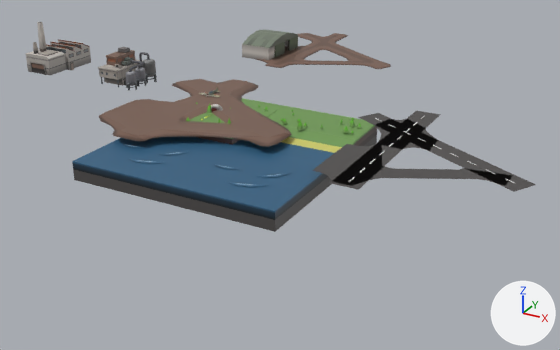
The glTF model assets/meshes.glb: old version first, new version second.
Camera for both pictures: a 50 mm camera at (32.4, -48.4, 20.0) aimed at (5.1, 1.1, -4.8). Lighting does not change. The marker at lower right points along +X, +Y and +Z.
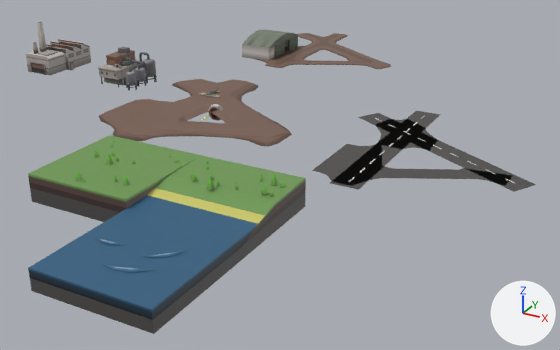
Boxes [x1, y1, x2, y2] around the edits, measured in the pictures (560 x 350 px):
'Cube.002', moved
    before: [166, 145, 331, 232]
    after: [28, 209, 241, 334]
'Cube.003', moved
    before: [233, 106, 377, 163]
    after: [127, 155, 306, 260]
'Cube', moved
    before: [186, 98, 284, 145]
    after: [28, 135, 201, 222]
'Cube.001', deleted (blue)
    before: [72, 136, 232, 204]

Diff of the bpy script that builds the scene:
```diff
--- a/assets/meshes.glb.py
+++ b/assets/meshes.glb.py
@@ ob_cube @@
 ob_cube = bpy.data.objects.new('Cube', me_cube)
-ob_cube.location = (0.0, 0.0, 0.0)
+ob_cube.location = (0.0, -12.0, 0.0)
@@ ob_cube_001 @@
-ob_cube_001 = bpy.data.objects.new('Cube.001', me_cube_001)
-ob_cube_001.location = (0.0, -8.0, 0.0)
@@ ob_cube_002 @@
 ob_cube_002 = bpy.data.objects.new('Cube.002', me_cube_002)
-ob_cube_002.location = (8.0, -8.0, 0.0)
+ob_cube_002.location = (8.0, -20.0, 0.0)
@@ ob_cube_003 @@
 ob_cube_003 = bpy.data.objects.new('Cube.003', me_cube_003)
-ob_cube_003.location = (8.0, 0.0, 0.0)
+ob_cube_003.location = (8.0, -12.0, 0.0)
```
